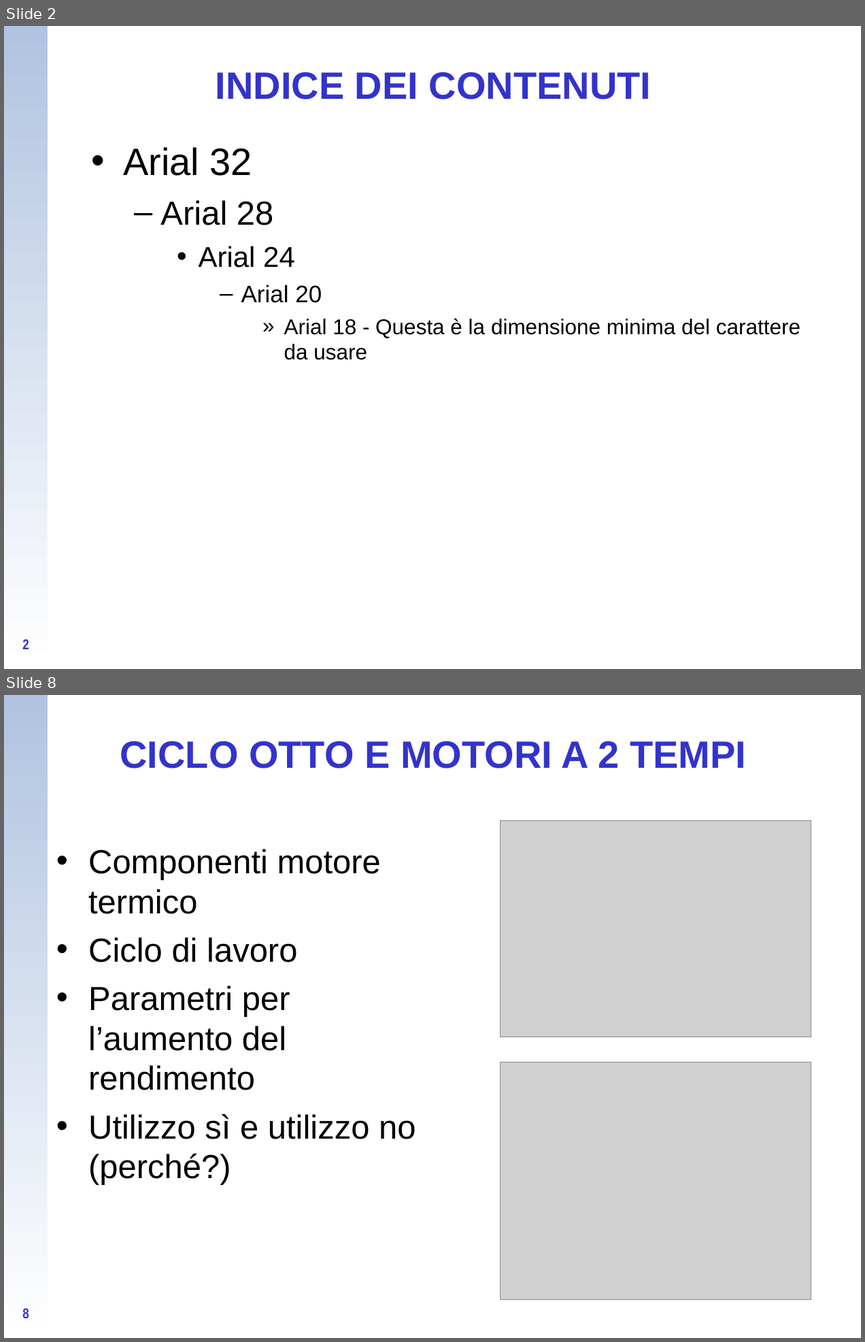
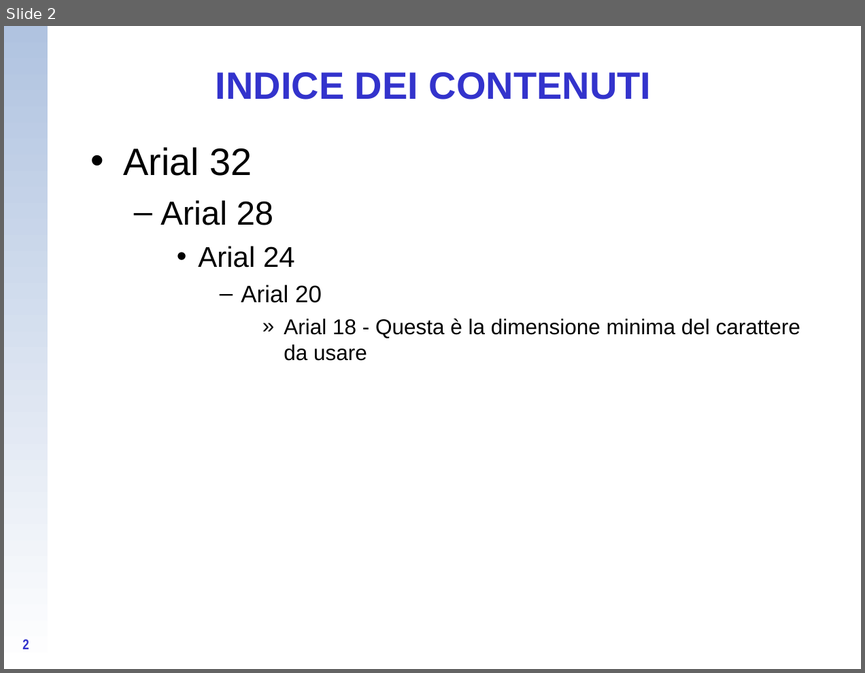
Before and after one commit to CampelloManuel/progetto-esame, a slide deck: tesina/Presentazione_tipo_Energia (te ne ho salvata una copia fusco, sei libero di usarla).ppt. Shown one above the other, each under a label of ours: slides 2 and 8 before the commit, slide 2 after it; the slides between them are not shown. The pictures are 865x1342 and 865x673 pixels, drawn with LibreOffice and Linux fonts; fonts in the diff are those of the drawing; grey boxes stand for pictures; background and template pictures are left out. Boxes give left, top, right and bottom in pixels: in the first picture for what was removed or moved away, otherwise in the second. Text is boxed around its words. In the diff, an @@ line names an element or a change of style, - is before the commit and + after.

```diff
--- a/tesina/Presentazione_tipo_Energia (te ne ho salvata una copia fusco, sei libero di usarla).ppt
+++ b/tesina/Presentazione_tipo_Energia (te ne ho salvata una copia fusco, sei libero di usarla).ppt
@@ slide 8 removed at (4, 695, 861, 1338), background picture (left out); not listed: 1 template element that a slide beside it also shows @@
@@ title removed at (120, 741, 746, 768) @@
-CICLO OTTO E MOTORI A 2 TEMPI
@@ picture removed at (500, 821, 811, 1037) @@
@@ text removed at (88, 849, 415, 1185) @@
-• Componenti motore termico
-• Ciclo di lavoro
-• Parametri per l’aumento del rendimento
-• Utilizzo sì e utilizzo no (perché?)
@@ picture removed at (500, 1062, 811, 1299) @@
@@ page number removed at (22, 1308, 29, 1318) @@
-8
```
Also in this commit, not shown: 1 slide changed, 2 slides added, 6 other slides removed, 3 other files.
